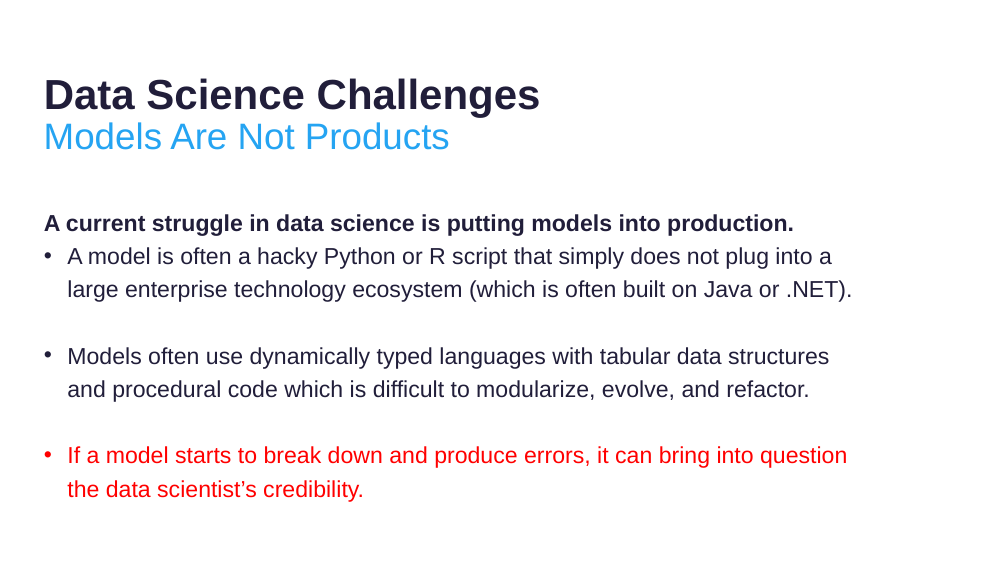
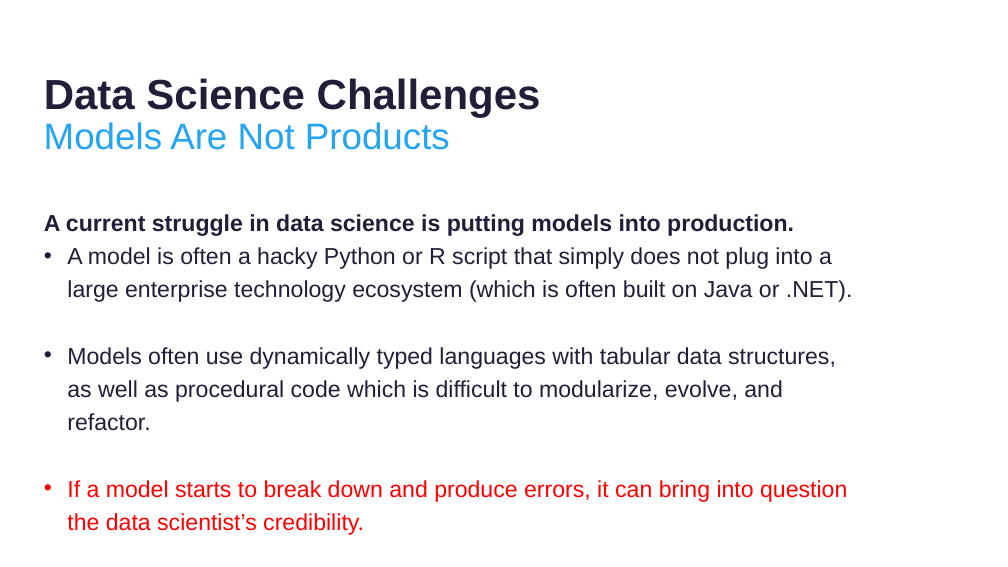
Before and after one commit to thomasnield/kotlinconf-datascience-talk, a slide deck: slide 13 of kotlin_for_data_science.pptx. Drawn at 1008x567 pixels with LibreOffice and Linux fonts; fonts in the diff are those of the drawing; background and template pictures are left out. Boxes give left, top, right and bottom in pixels: in the first picture for what was removed or moved away, otherwise in the second. Text is boxed around its words. In the diff, an @@ line names an element or a change of style, - is before the commit and + after.

```diff
--- a/kotlin_for_data_science.pptx
+++ b/kotlin_for_data_science.pptx
@@ text at (67,347,836,431): text changed @@
-• Models often use dynamically typed languages with tabular data structures and procedural code which is difficult to modularize, evolve, and refactor.
+• Models often use dynamically typed languages with tabular data structures, as well as procedural code which is difficult to modularize, evolve, and refactor.
```
Also in this commit, not shown: 15 other slides changed.
